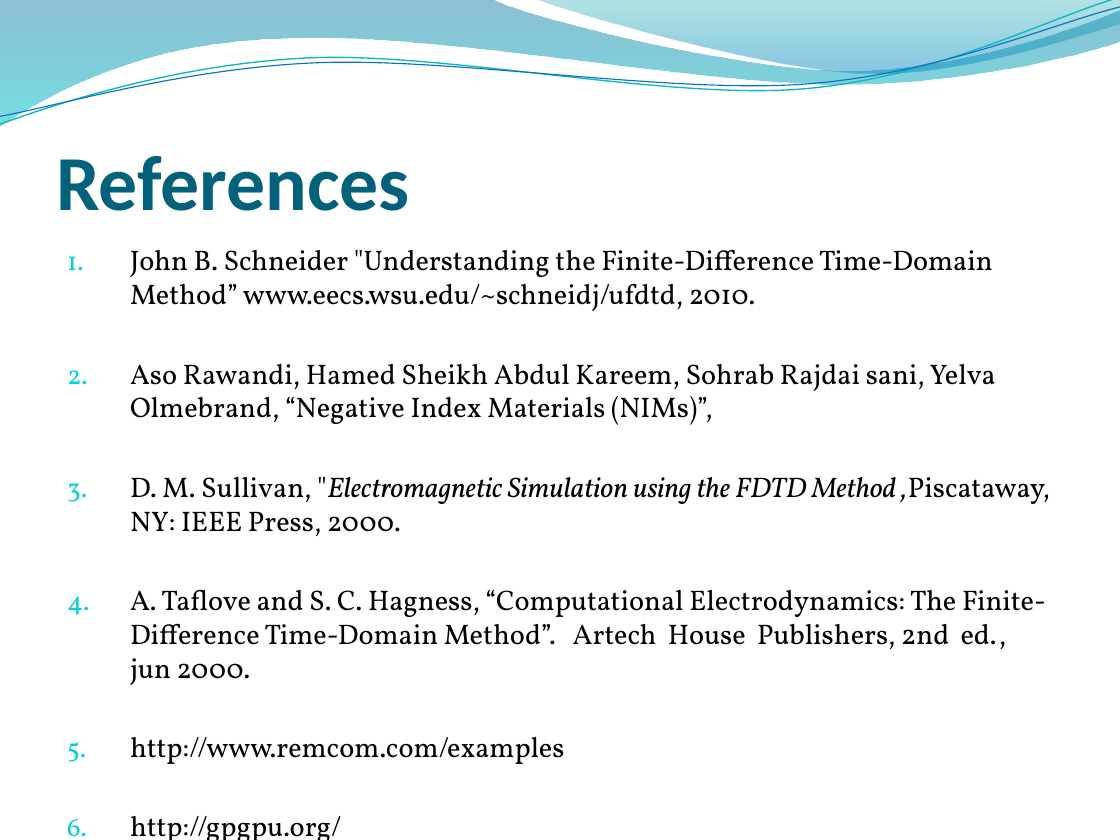
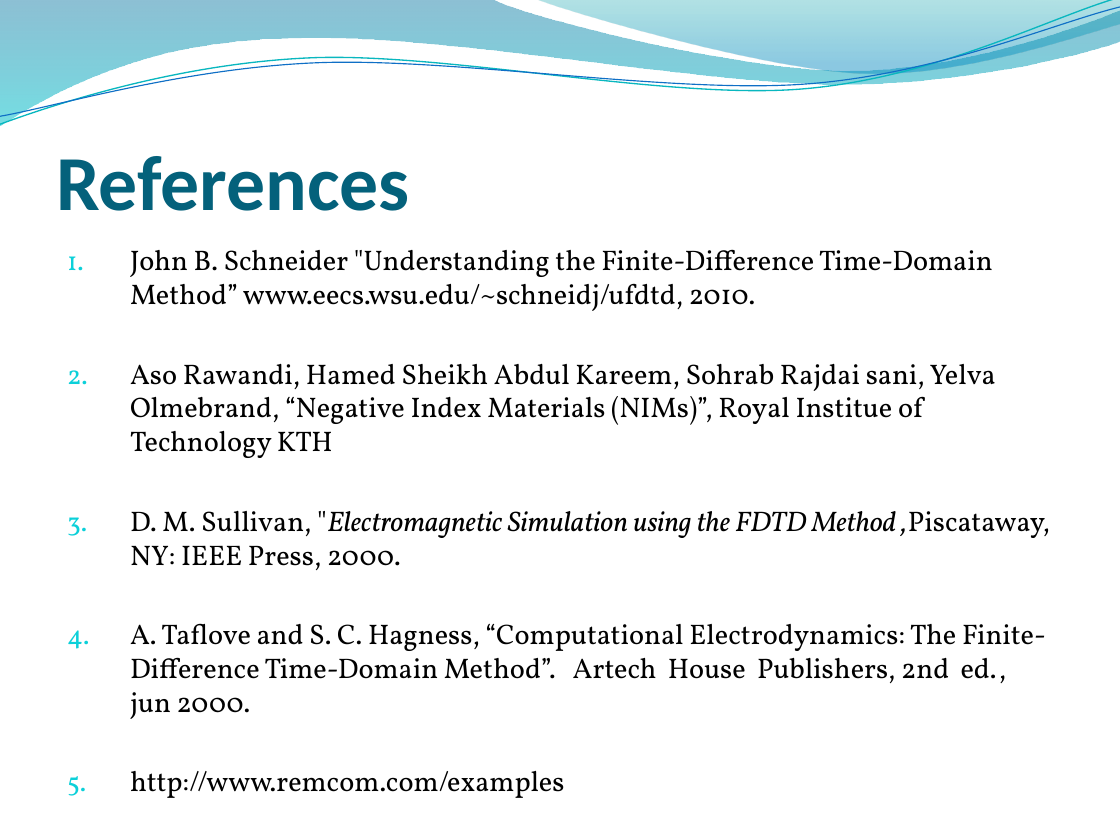
Before and after one commit to junaidnasir/gpu-em-nim, a slide deck: slide 11 of junaid_presentation_v1.pptx. Drawn at 1120x840 pixels with LibreOffice and Linux fonts; fonts in the diff are those of the drawing; background and template pictures are left out. Boxes give left, top, right and bottom in pixels: in the first picture for what was removed or moved away, otherwise in the second. Text is boxed around its words. In the diff, an @@ line names an element or a change of style, - is before the commit and + after.

Commit message:
update

```diff
--- a/junaid_presentation_v1.pptx
+++ b/junaid_presentation_v1.pptx
@@ text at (130, 364, 996, 458): text changed @@
-2. Aso Rawandi, Hamed Sheikh Abdul Kareem, Sohrab Rajdai sani, Yelva Olmebrand, “Negative Index Materials (NIMs)”,
+2. Aso Rawandi, Hamed Sheikh Abdul Kareem, Sohrab Rajdai sani, Yelva Olmebrand, “Negative Index Materials (NIMs)”, Royal Institue of Technology KTH
```
Also in this commit, not shown: 4 other slides changed, 1 slide removed.
